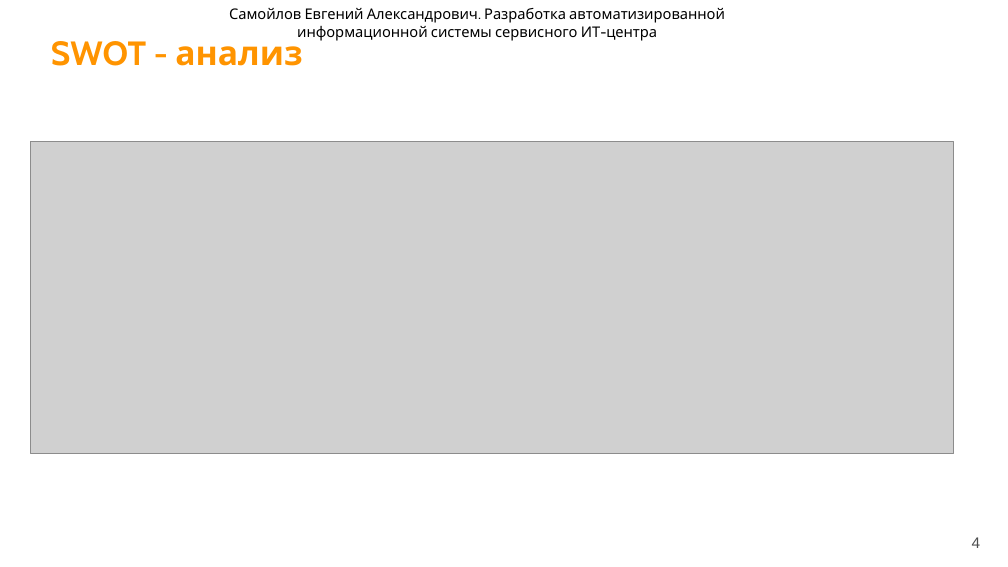
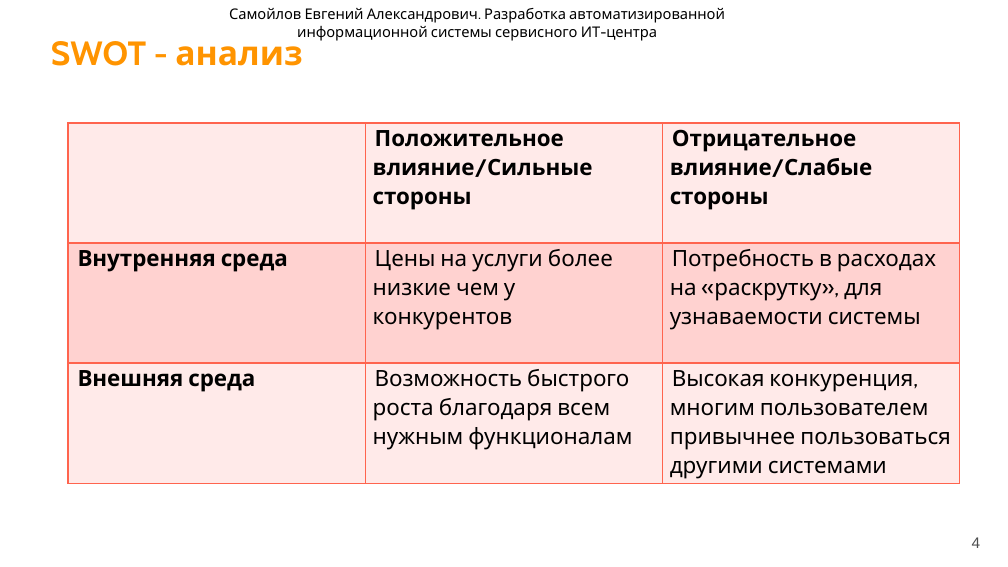
Before and after one commit to doesdi/diploma, a slide deck: slide 4 of Презентация_ВКР.pptx. Drawn at 1008x567 pixels with LibreOffice and Linux fonts; fonts in the diff are those of the drawing; grey boxes stand for pictures; background and template pictures are left out. Boxes give left, top, right and bottom in pixels: in the first picture for what was removed or moved away, otherwise in the second. Text is boxed around its words. In the diff, an @@ line names an element or a change of style, - is before the commit and + after.

```diff
--- a/Презентация_ВКР.pptx
+++ b/Презентация_ВКР.pptx
@@ picture removed at bbox=[31, 141, 954, 454] @@
@@ table added at bbox=[68, 123, 960, 484], 3 rows, 3 columns @@
+ | Положительное влияние/Сильные стороны | Отрицательное влияние/Слабые стороны
+Внутренняя среда | Цены на услуги более низкие чем у конкурентов | Потребность в расходах на «раскрутку», для узнаваемости системы
+Внешняя среда | Возможность быстрого роста благодаря всем нужным функционалам | Высокая конкуренция, многим пользователем привычнее пользоваться другими системами
```
Also in this commit, not shown: 11 other slides changed, 1 slide added, 1 slide removed, 5 other files.
